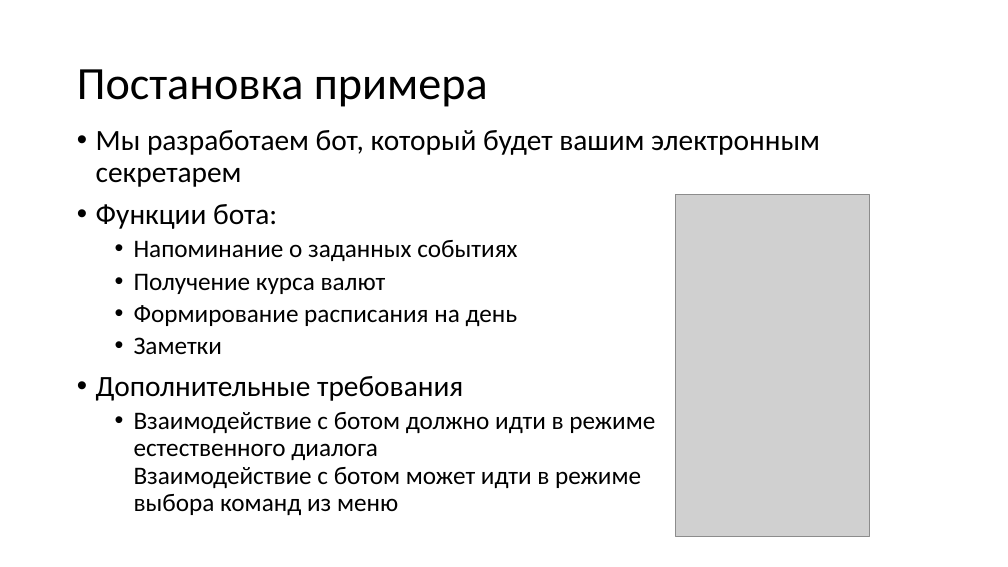
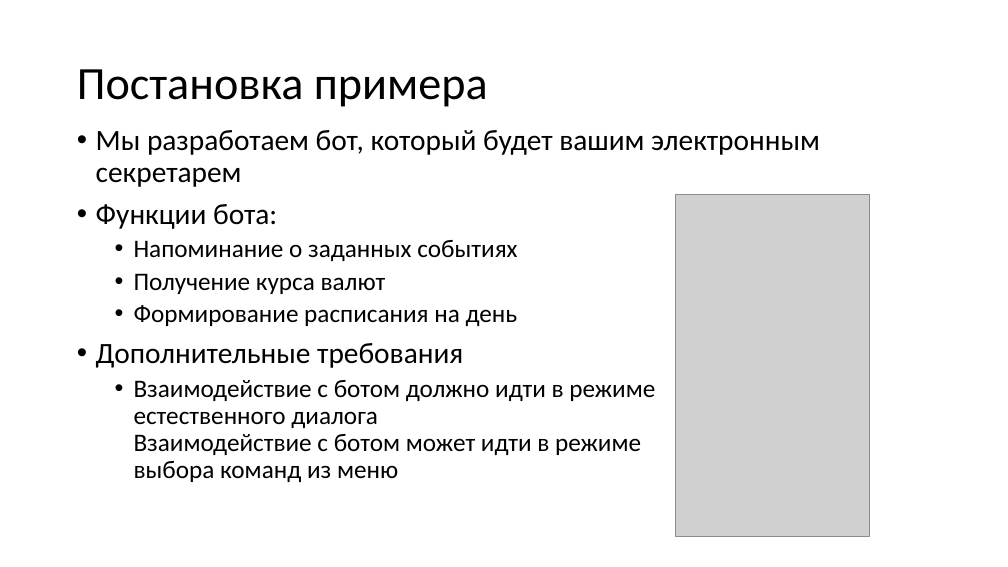
Before and after one commit to paveltsytovich/telegram-course, a slide deck: slide 3 of Presentation/Разработка ботов для телеграмм на Python.pptx. Drawn at 1008x567 pixels with LibreOffice and Linux fonts; fonts in the diff are those of the drawing; grey boxes stand for pictures. Boxes give left, top, right and bottom in pixels: in the first picture for what was removed or moved away, otherwise in the second. Text is boxed around its words. In the diff, an @@ line names an element or a change of style, - is before the commit and + after.

Commit message:
несколько фиксов в презентации

```diff
--- a/Presentation/Разработка ботов для телеграмм на Python.pptx
+++ b/Presentation/Разработка ботов для телеграмм на Python.pptx
@@ text at (134, 337, 222, 354): paragraph removed @@
-  • Заметки
```
